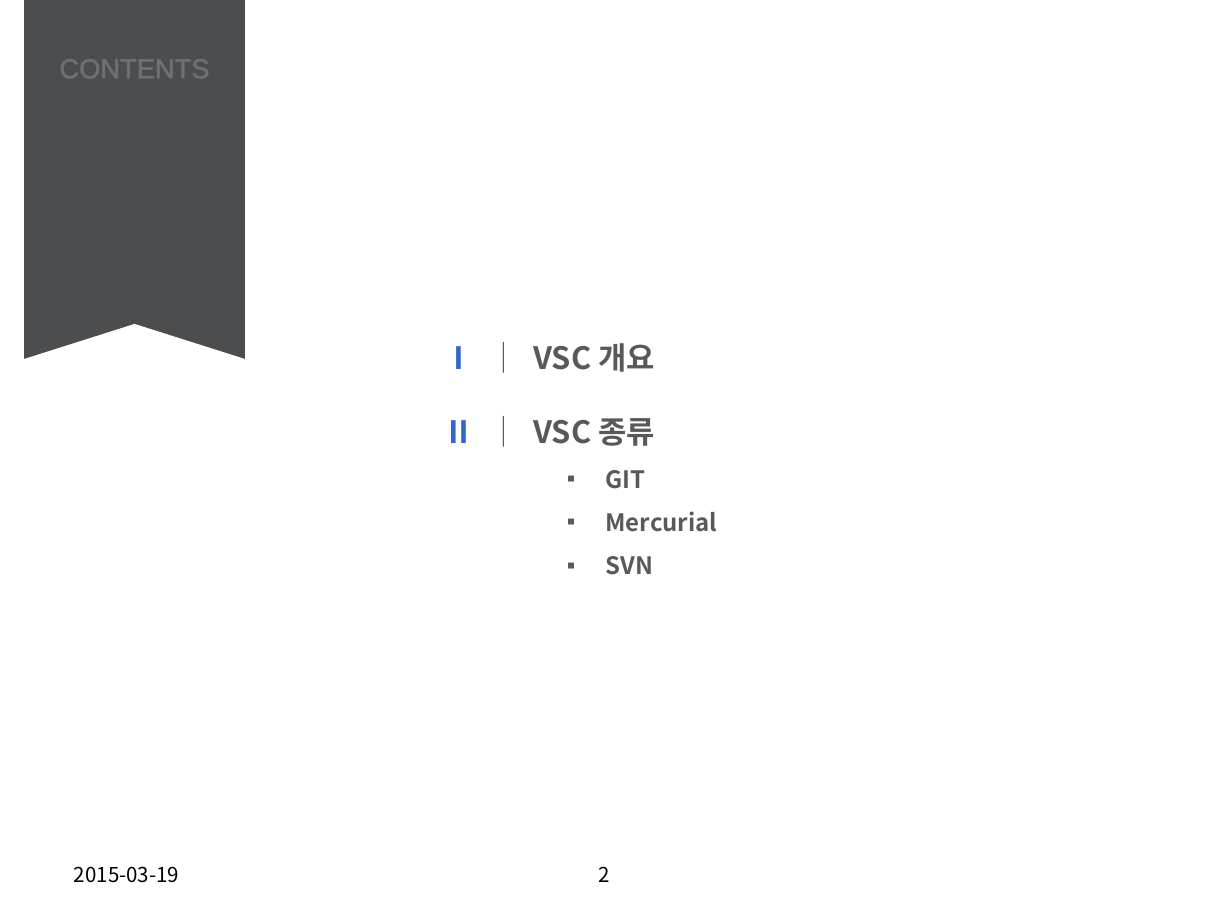
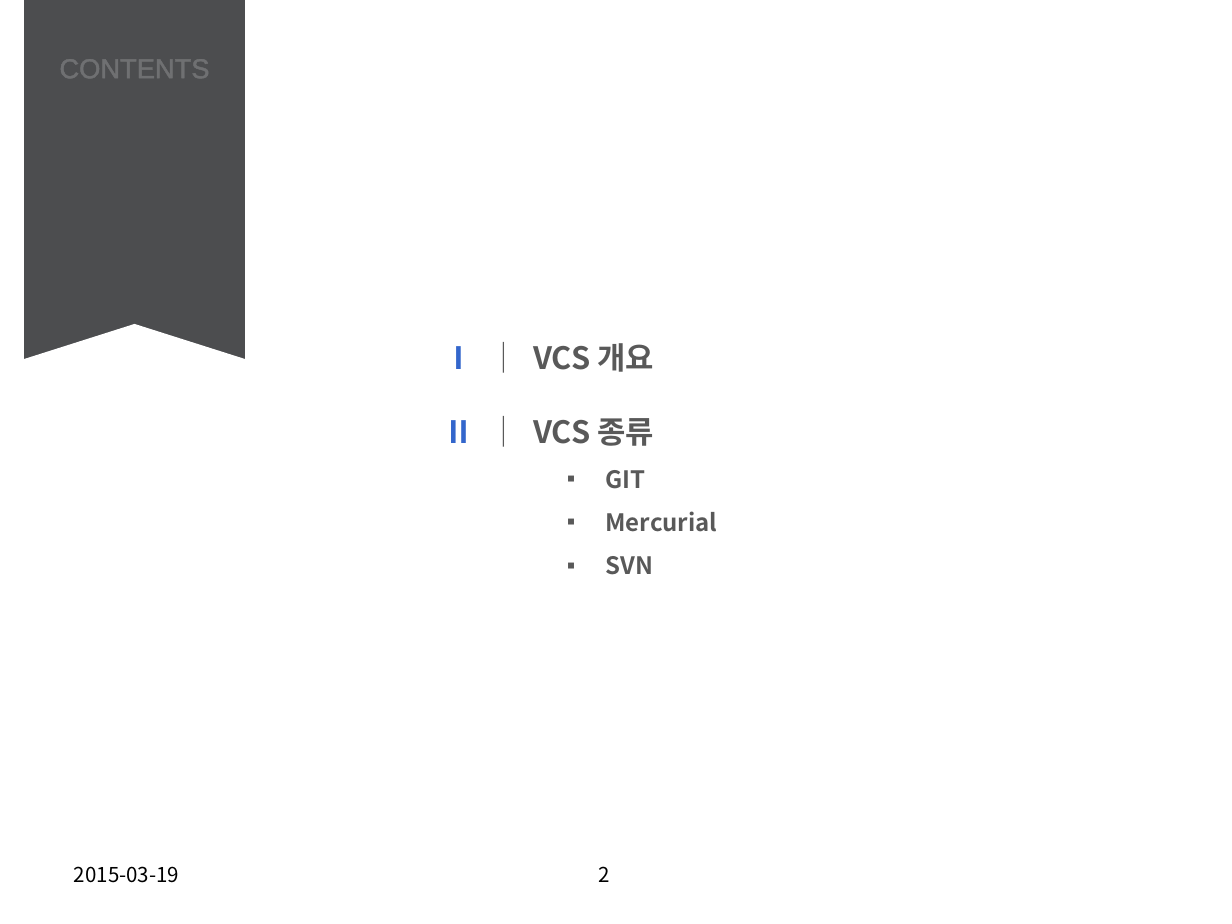
Before and after one commit to ParkTaehwan/work, a slide deck: slide 2 of 버젼 관리 시스템.pptx. Drawn at 1232x924 pixels with LibreOffice and Linux fonts; fonts in the diff are those of the drawing; background and template pictures are left out. Boxes give left, top, right and bottom in pixels: in the first picture for what was removed or moved away, otherwise in the second. Text is boxed around its words. In the diff, an @@ line names an element or a change of style, - is before the commit and + after.

```diff
--- a/버젼 관리 시스템.pptx
+++ b/버젼 관리 시스템.pptx
@@ text at (444, 343, 654, 446): text changed @@
-Ⅰ │ VSC 개요
-Ⅱ │ VSC 종류
+Ⅰ │ VCS 개요
+Ⅱ │ VCS 종류
```
Also in this commit, not shown: 20 other slides changed.
